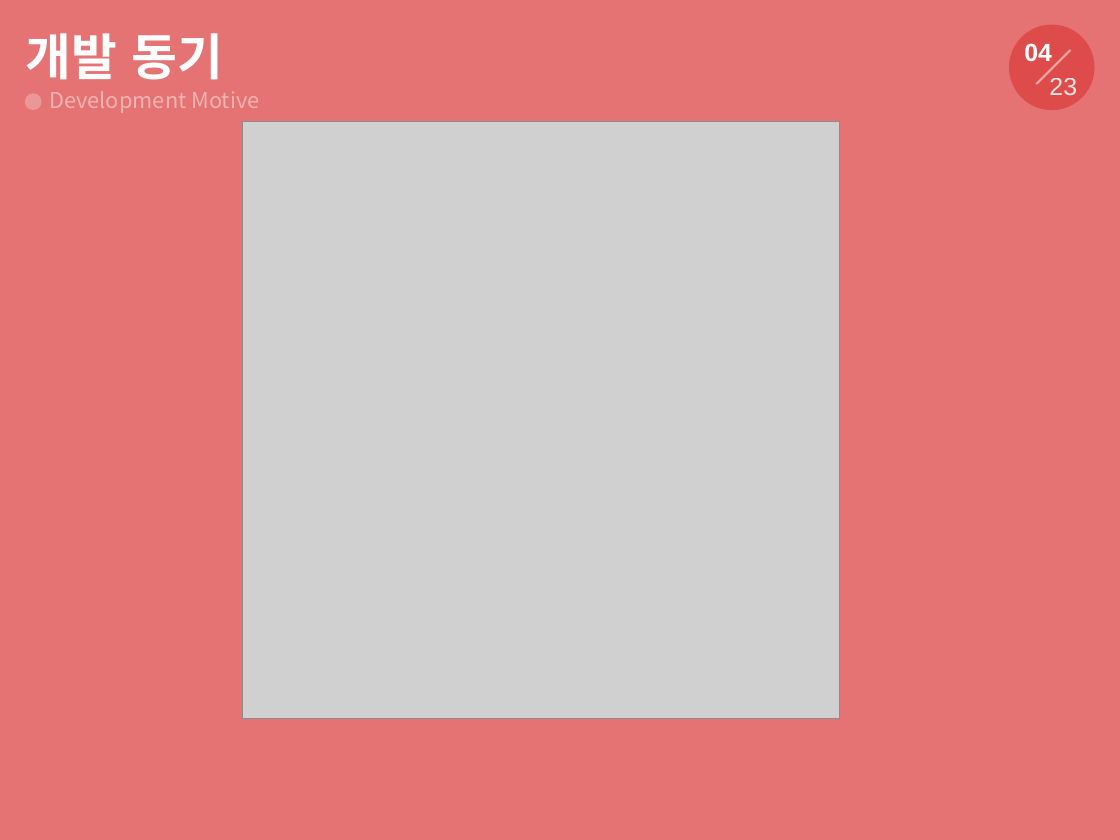
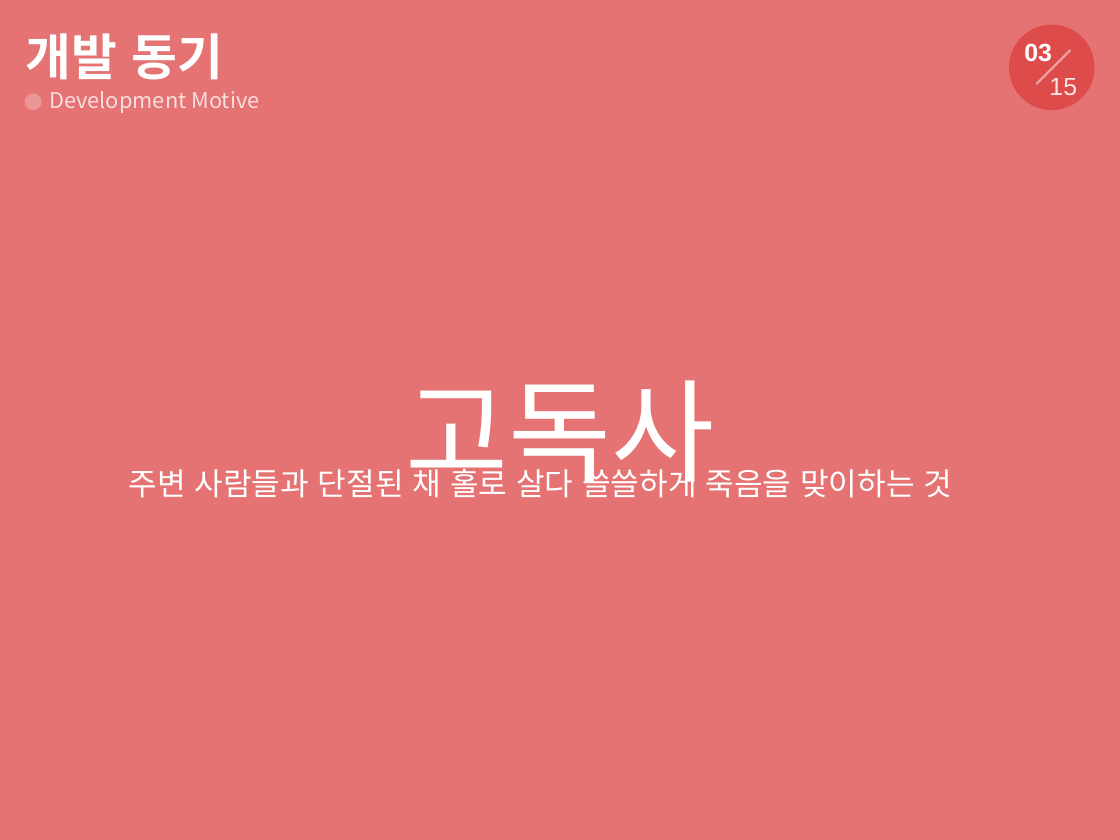
Before and after one commit to tornadoblot/Kangwondo, a slide deck: slide 3 of ppt/효돌이ppt.pptx (slide 4 before the commit). Drawn at 1120x840 pixels with LibreOffice and Linux fonts; fonts in the diff are those of the drawing; grey boxes stand for pictures. Boxes give left, top, right and bottom in pixels: in the first picture for what was removed or moved away, otherwise in the second. Text is boxed around its words. In the diff, an @@ line names an element or a change of style, - is before the commit and + after.

```diff
--- a/ppt/효돌이ppt.pptx
+++ b/ppt/효돌이ppt.pptx
@@ text at (1024, 43, 1052, 62): text changed @@
-04
+03
@@ text "Development Motive" at (49, 91, 259, 113): text colour #FFFFFF at 45% opacity to #FFFFFF at 76% opacity @@
@@ text at (1049, 78, 1077, 95): text changed @@
-23
+15
@@ picture removed at (243, 121, 840, 718) @@
@@ text added at (405, 380, 714, 498), 72 pt, text #FFFFFF @@
+고독사
@@ text added at (129, 464, 953, 498), 20 pt, text #FFFFFF @@
+주변 사람들과 단절된 채 홀로 살다 쓸쓸하게 죽음을 맞이하는 것
```
Also in this commit, not shown: 9 other slides changed, 8 slides removed.
